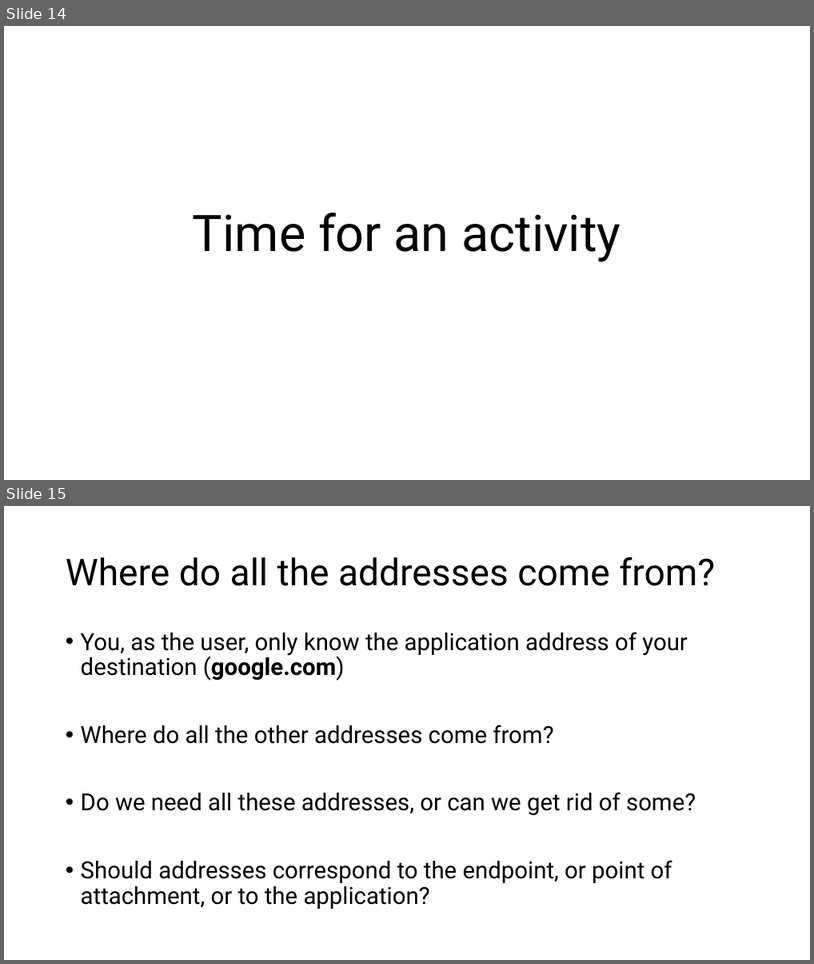
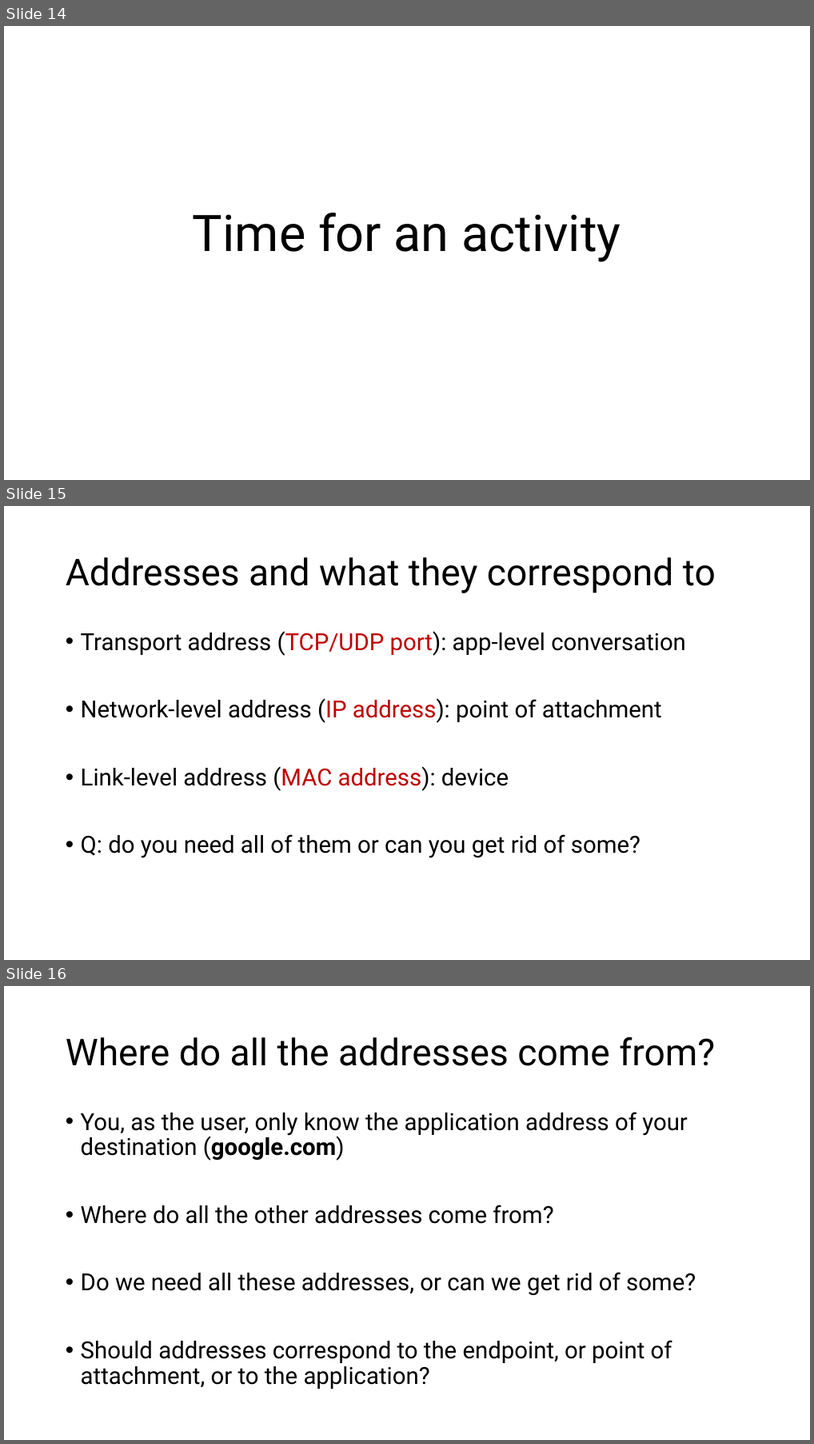
Before and after one commit to ngsrinivas/coursegen, a slide deck: ex/552-F19/lectures/02-architecture.pptx. Shown one above the other, each under a label of ours: slides 14 and 15 before the commit, slides 14, 15 and 16 after it. The pictures are 814x964 and 814x1444 pixels, drawn with LibreOffice and Linux fonts; fonts in the diff are those of the drawing. Boxes give left, top, right and bottom in pixels: in the first picture for what was removed or moved away, otherwise in the second. Text is boxed around its words. In the diff, an @@ line names an element or a change of style, - is before the commit and + after.

Commit message:
Mods to lecture 2

```diff
--- a/ex/552-F19/lectures/02-architecture.pptx
+++ b/ex/552-F19/lectures/02-architecture.pptx
@@ slide 15 added at [4, 506, 810, 960], background #FFFFFF @@
@@ title added at [66, 557, 716, 593], 44 pt, text #000000 @@
+Addresses and what they correspond to
@@ text added at [81, 631, 686, 858], 28 pt, text #000000 @@
+• Transport address (TCP/UDP port): app-level conversation
+• Network-level address (IP address): point of attachment
+• Link-level address (MAC address): device
+• Q: do you need all of them or can you get rid of some?
@@ what was slide 15 is now slide 16 @@
```
Also in this commit, not shown: 3 other files.
